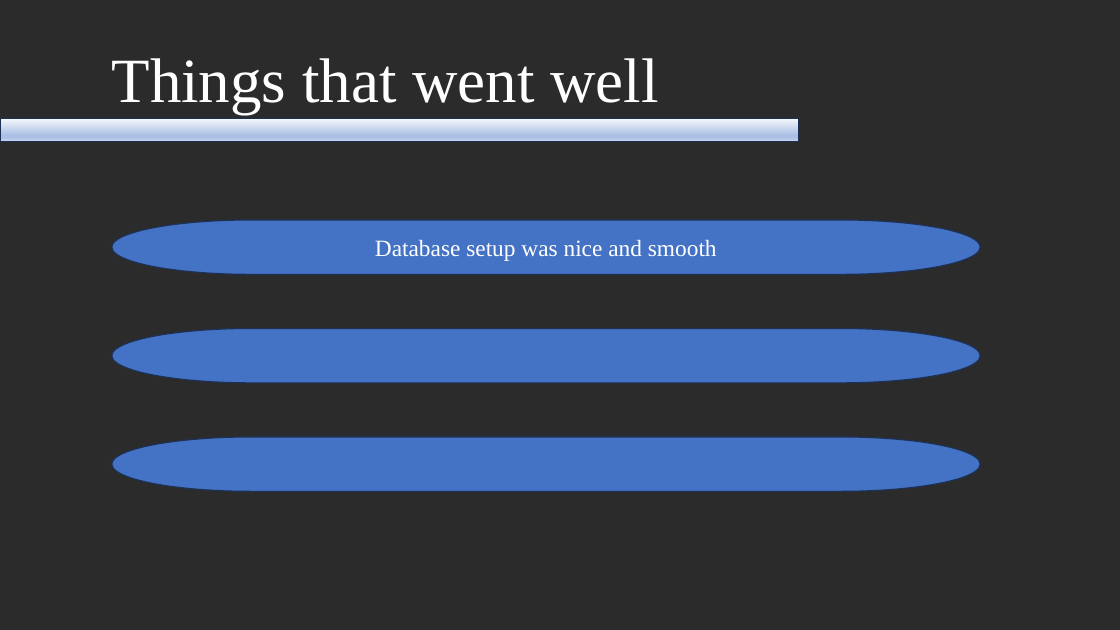
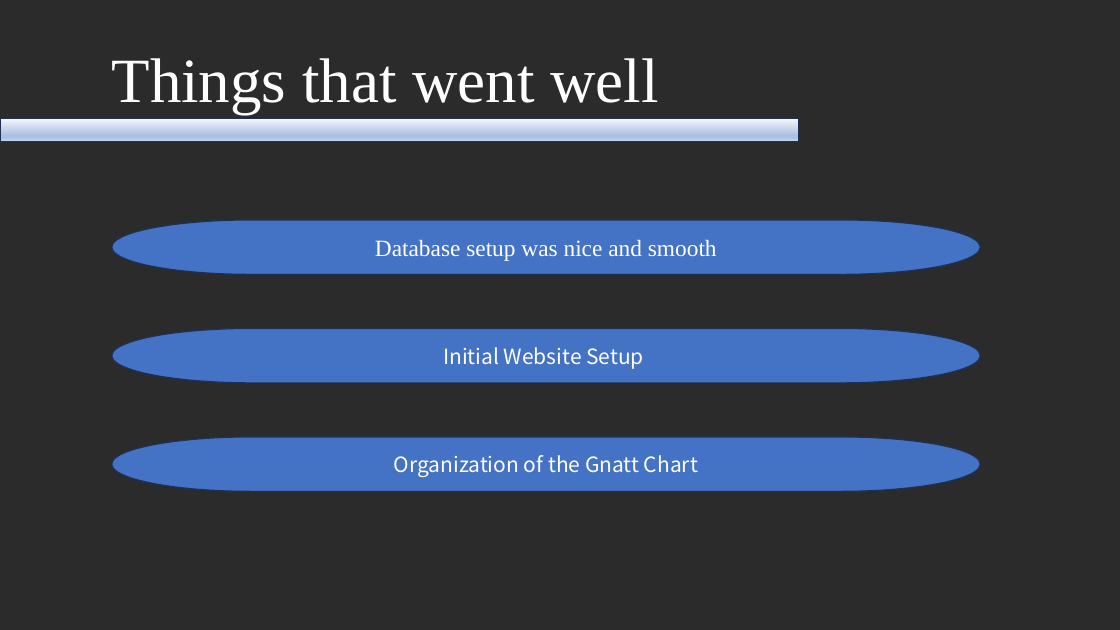
Before and after one commit to TheTragicallyStoat/COP4331, a slide deck: slide 5 of NoneCode/SmallProject.pptx. Drawn at 1120x630 pixels with LibreOffice and Linux fonts; fonts in the diff are those of the drawing; background and template pictures are left out; a plain dark background stands for a picture behind light text. Boxes give left, top, right and bottom in pixels: in the first picture for what was removed or moved away, otherwise in the second. Text is boxed around its words. In the diff, an @@ line names an element or a change of style, - is before the commit and + after.

```diff
--- a/NoneCode/SmallProject.pptx
+++ b/NoneCode/SmallProject.pptx
@@ text in pill shape at (x1=443, y1=347, x2=644, y2=369): text added @@
+Initial Website Setup
@@ text in pill shape at (x1=394, y1=455, x2=698, y2=477): text added @@
+Organization of the Gnatt Chart
```
Also in this commit, not shown: 1 other slide changed.
